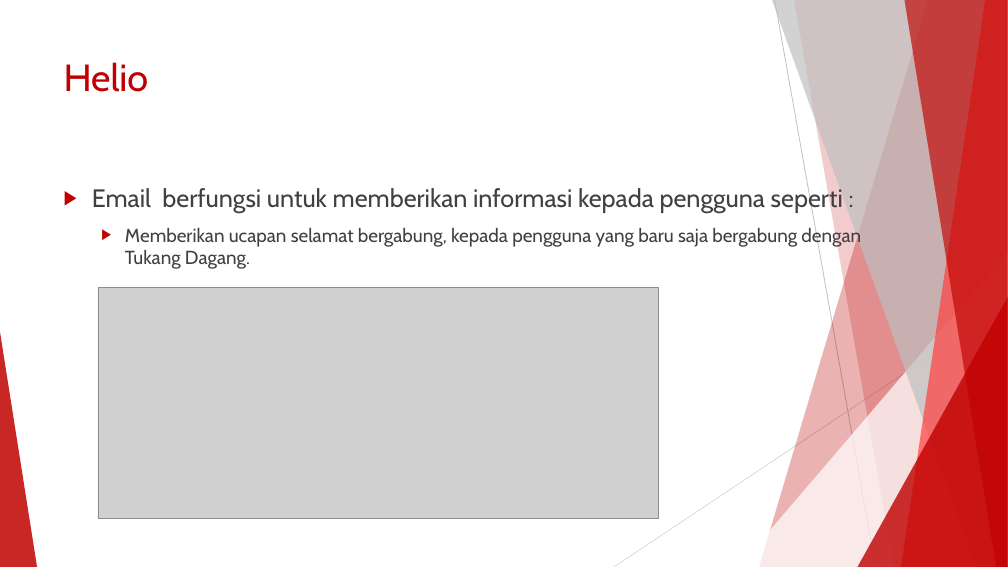
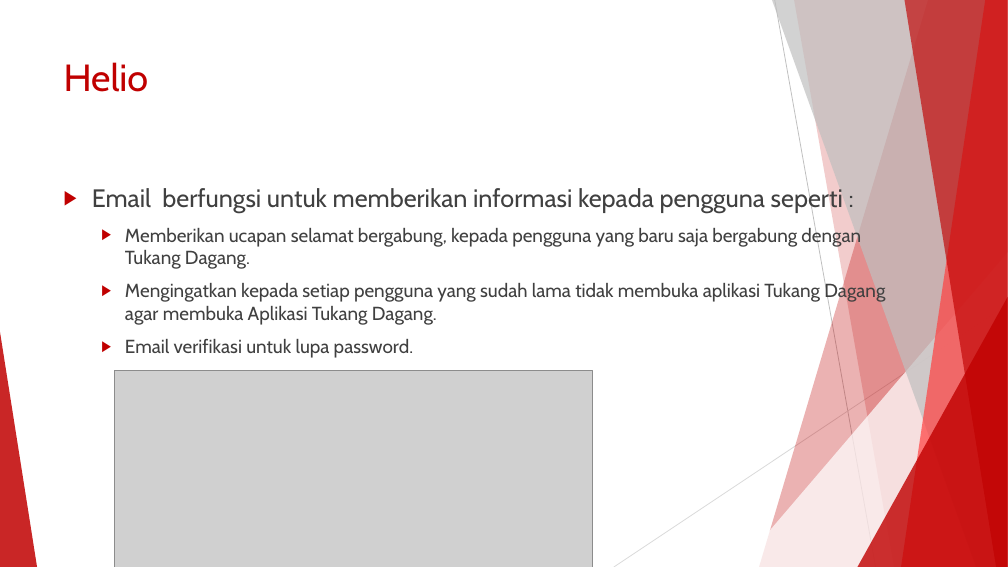
Before and after one commit to trysetyoutomo/tukang-dagang, a slide deck: slide 23 of presentation & video/TUKANG DAGANG.pptx (slide 22 before the commit). Drawn at 1008x567 pixels with LibreOffice and Linux fonts; fonts in the diff are those of the drawing; grey boxes stand for pictures. Boxes give left, top, right and bottom in pixels: in the first picture for what was removed or moved away, otherwise in the second. Text is boxed around its words. In the diff, an @@ line names an element or a change of style, - is before the commit and + after.

```diff
--- a/presentation & video/TUKANG DAGANG.pptx
+++ b/presentation & video/TUKANG DAGANG.pptx
@@ text at (x1=125, y1=282, x2=885, y2=358): paragraphs added @@
+  ▶ Mengingatkan kepada setiap pengguna yang sudah lama tidak membuka aplikasi Tukang Dagang agar membuka Aplikasi Tukang Dagang.
+  ▶ Email verifikasi untuk lupa password.
@@ picture resized from (x1=98, y1=288, x2=659, y2=519) to (x1=115, y1=371, x2=593, y2=567) @@
```
Also in this commit, not shown: 9 other slides changed, 1 slide added, 4 other files.
